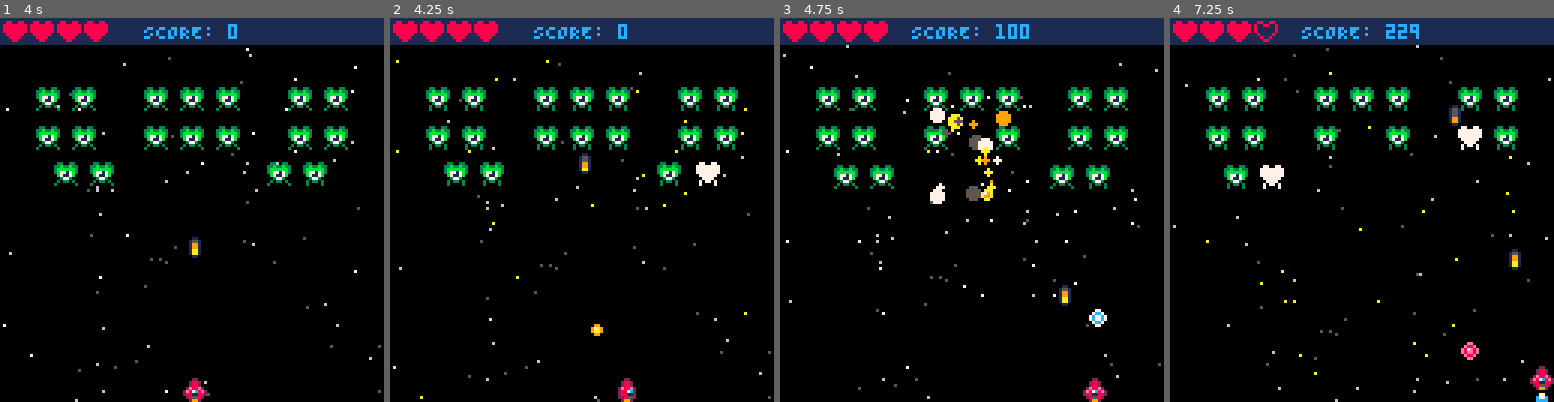
Above: before the commit, frames 1-4 (left to right).
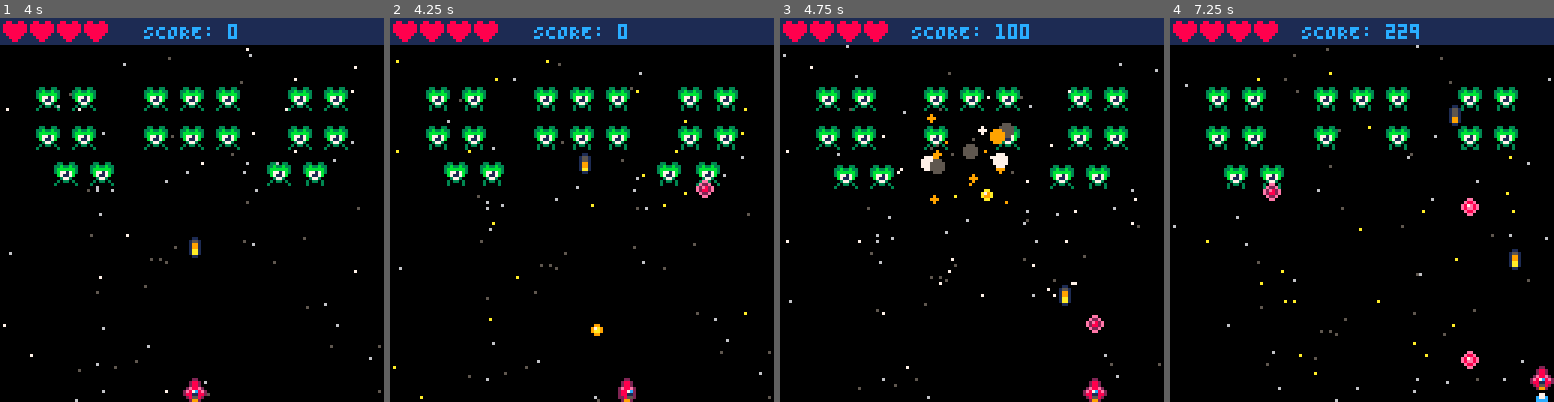
Above: after the commit, the same moments.

Repository: ProfSFrink/pico-8_shump_tutorial
Game: PICO-8 cartridge shump.p8
Same seed, same stepped clock (60 frames per second), same inputs: the game is played once before the commit and once after it.
Inputs:
- Up to frame 1 (4 s): tap X (X key) at 0.33, 1.07, 1.85, 2.97 s; tap O (Z key) at 0.7, 1.7, 2.1, 2.5, 2.9, 3.3, 3.7 s; hold Right 1.6-2.1 s; hold Up 2.15-2.42 s; hold Right 2.47-3.03 s; hold Left 3.08-3.58 s; hold Down 3.63-3.97 s
- Up to frame 2 (4.25 s): hold Right from 4.02 s (still down); tap X (X key) at 4.08 s; tap O (Z key) at 4.1 s
- Up to frame 3 (4.75 s): tap O (Z key) at 4.5 s; release Right at 4.68 s; hold Up from 4.73 s (still down)
- Up to frame 4 (7.25 s): tap O (Z key) every 0.4 s from 4.9 to 6.9 s; release Up at 5.03 s; hold Left 5.08-5.68 s; tap X (X key) at 5.2, 6.32 s; hold Down 5.73-6.03 s; hold Right 6.08-6.58 s; hold Right 6.63-7.13 s; hold Up from 7.18 s (still down)

Frame 1 is identical in both runs. In frame 2, 0.4% of the frame differs, in the area x 79-86%, y 37-47%; in frame 3, 2.2%, in the area x 25-86%, y 18-83%; in frame 4, 1.1%.

Commit message:
- (refactor) separate charge and attack functions on enemies.

Diff:
--- a/entities/Enemies.lua
+++ b/entities/Enemies.lua
@@ -255,7 +255,7 @@
     local sfx = sfx
     local expCols = eneCols
     local uiHeight = uiHeight
-    local attackPlayer = attackPlayer
+    local chargePlayer = chargePlayer
     local g = _g
 
     return {
@@ -271,7 +271,7 @@
         weapon = enemyCfg.weapon,
         bullXOffset = -1,
         bullYOffset = 6,
-        attDelay = 0,
+        moveDelay = 0,
         shake = 0,
         points = enemyCfg.points,
         moving = false,
@@ -309,7 +309,7 @@
         aniDelay = enemyCfg.aniDelay,
 
         -- Delay between firing bullets.
-        bullDelay = enemyCfg.rof,
+        fireDelay = enemyCfg.rof,
 
         move = enemyCfg.move,
 
@@ -334,11 +334,36 @@
             curSpr = ani[flr(aniFrame)]
         end,
 
-        -- Have enemy attack player ship.
+        -- Attack the player ship.
         attack = function(_ENV)
+            fireDelay -= 1
+            moveDelay -= 1
+
+            if fireDelay > 0 and fireDelay <= flashTimerDefault then
+                curSpr = flashSpr
+            end
+
+
+            if moveDelay <= 0 then
+                move(_ENV, g.gameT)
+            end
+
+            if fireDelay <= 0 then
+                g.fireWeapon(
+                    g.weapons[weapon],
+                    x + bullXOffset,
+                    y + bullYOffset,
+                    g.owner.enemy
+                )
+                fireDelay = rof + g.rnd(20)
+            end
+        end,
+
+        -- Have enemy charge player ship.
+        charge = function(_ENV)
             if state != eneState.stopped then return end
             aniDelay *= 3
-            attDelay = 30
+            moveDelay = 30
             shake = 30
             state = eneState.attacking
         end,
@@ -360,7 +385,7 @@
                 -- have new enemy start attacking.
                 if state == eneState.attacking then
                     if g.rnd() < 0.5 then
-                        attackPlayer(enemies)
+                        chargePlayer(enemies)
                     end
                     points = g.flr(points * 0.3)
                 end
@@ -416,28 +441,7 @@
                 animate(_ENV)
             elseif state == eneState.attacking then
                 animate(_ENV)
-
-                if bullDelay > 0 and bullDelay <= flashTimerDefault then
-                    curSpr = flashSpr
-                end
-
-                attDelay -= 1
-
-                if attDelay <= 0 then
-                    move(_ENV, g.gameT)
-                end
-
-                if bullDelay <= 0 then
-                    g.fireWeapon(
-                        g.weapons[weapon],
-                        x + bullXOffset,
-                        y + bullYOffset,
-                        g.owner.enemy
-                    )
-                    bullDelay = rof + g.rnd(20)
-                end
-
-                bullDelay -= 1
+                attack(_ENV)
             end
 
             -- Remove if off-screen and not spawning.
--- a/states/GameState.lua
+++ b/states/GameState.lua
@@ -174,12 +174,12 @@
 	sfx(28)
 end
 
--- Have an enemy attack the player.
+-- Have an enemy charge the player.
 -- @param ene: The table of enemies to choose from.
-function attackPlayer(ene)
+function chargePlayer(ene)
 	local e = rnd(ene)
 	if e and e:canCollide() then
-		e:attack()
+		e:charge()
 	end
 end
 
@@ -225,7 +225,7 @@
 	end
 
 	if canAttack then
-		attackPlayer(rowEnemies)
+		chargePlayer(rowEnemies)
 	end
 
 	-- Check for end of wave.
